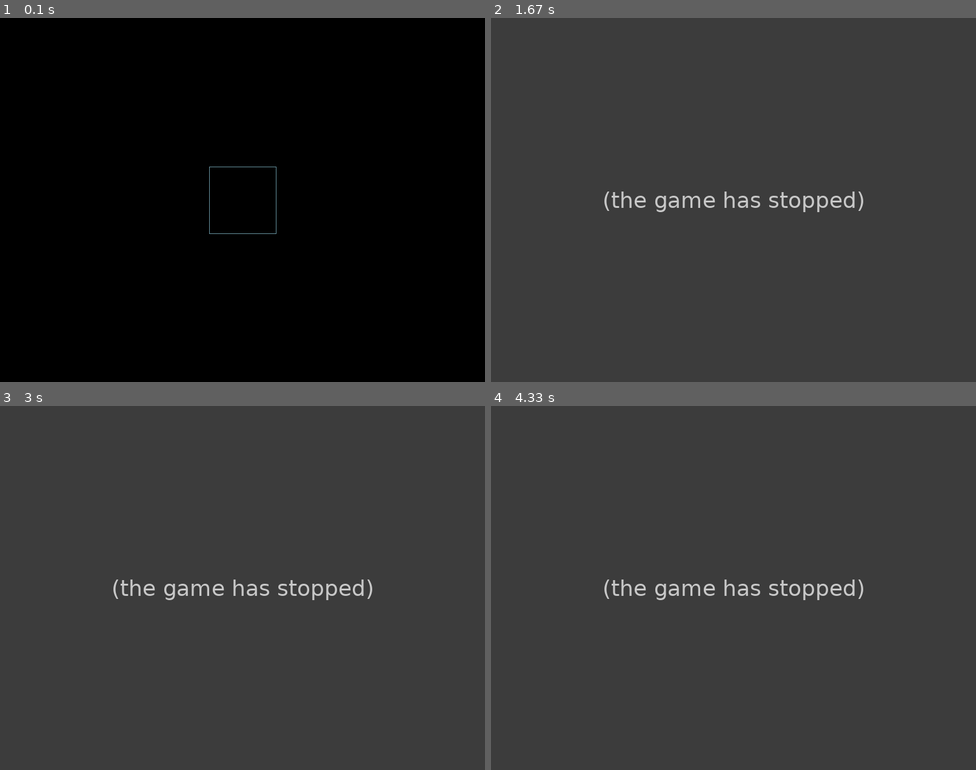
Above: before the commit, frames 1-4 (two rows, left to right).
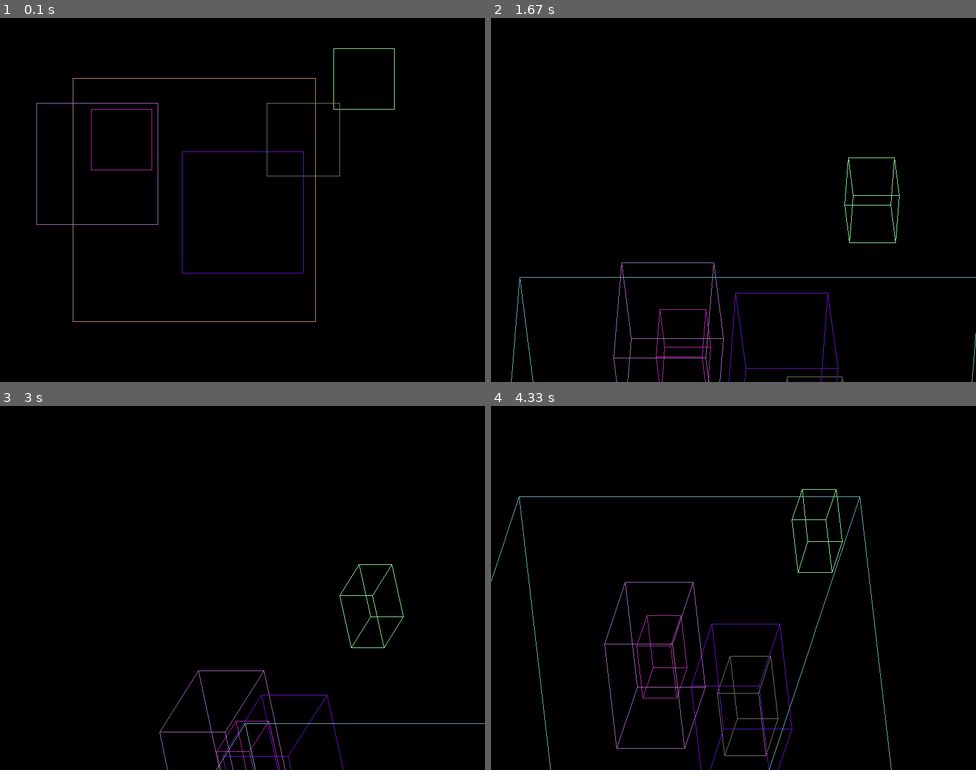
Above: after the commit, the same moments.

Repository: lyze/pygame-3d-wireframes
Game: pygame game, started from main.py
Same seed, same stepped clock (60 frames per second), same inputs: the game is played once before the commit and once after it. The source is Python 2; it was converted automatically to run under Python 3.
Inputs (mouse positions are in pixels of both pictures, inside the frame that each line leads up to):
- Up to frame 1 (0.1 s): no input
- Up to frame 2 (1.67 s): hold D 0.33-0.8 s; move the mouse to (714, 214) at 0.37 s; hold W 0.83-1.13 s; move the mouse to (888, 189) at 0.87 s; hold D 1.17-1.63 s; move the mouse to (617, 203) at 1.2 s
- Up to frame 3 (3 s): hold A 1.67-2.2 s; move the mouse to (92, 533) at 1.7 s; hold S 2.23-2.53 s; move the mouse to (315, 460) at 2.27 s; hold A 2.57-2.97 s; move the mouse to (300, 620) at 2.6 s
- Up to frame 4 (4.33 s): hold W 3-3.37 s; move the mouse to (607, 453) at 3.03 s; hold D 3.4-4.03 s; move the mouse to (743, 464) at 3.43 s; hold S from 4.07 s (still down); move the mouse to (617, 515) at 4.1 s

The runs differ from the first frame. In frame 1, 1.0% of the frame differs, in the area x 7-82%, y 8-84%; in frame 2, 100%, in the area x 0-100%, y 0-100%; in frame 3, 100%; in frame 4, 100%.
Error before the commit: AttributeError: 'OrthographicViewport' object has no attribute 'get_strafe_dir' (game.py lin...; the game stopped at 0.35 s (later frames are placeholders)

Commit message:
Update movement

Diff:
--- a/game.py
+++ b/game.py
@@ -22,13 +22,13 @@
         # movement
         move_dir = np.zeros(3)
         if self.is_moving_forward:
-            move_dir += self.view.get_look_dir()
+            move_dir += self.view.look_dir
         if self.is_moving_backward:
-            move_dir -= self.view.get_look_dir()
+            move_dir -= self.view.look_dir
         if self.is_moving_left:
-            move_dir += self.view.get_strafe_dir()
+            move_dir += self.view.strafe_dir
         if self.is_moving_right:
-            move_dir -= self.view.get_strafe_dir()
+            move_dir -= self.view.strafe_dir
         if self.is_moving_forward or self.is_moving_backward \
            or self.is_moving_left or self.is_moving_right:
             move_dir /= np.linalg.norm(move_dir)
--- a/main.py
+++ b/main.py
@@ -38,8 +38,8 @@
                       Cube(np.array([120, -30, 200]), side=100,
                            color=get_random_color())]
 
-default_playground = [Cube(np.array([0, 0, 200]), side=55,
-                           color=get_random_color())]
+# default_playground = [Cube(np.array([0, 0, 200]), side=55,
+#                            color=get_random_color())]
 
 
 def main():
